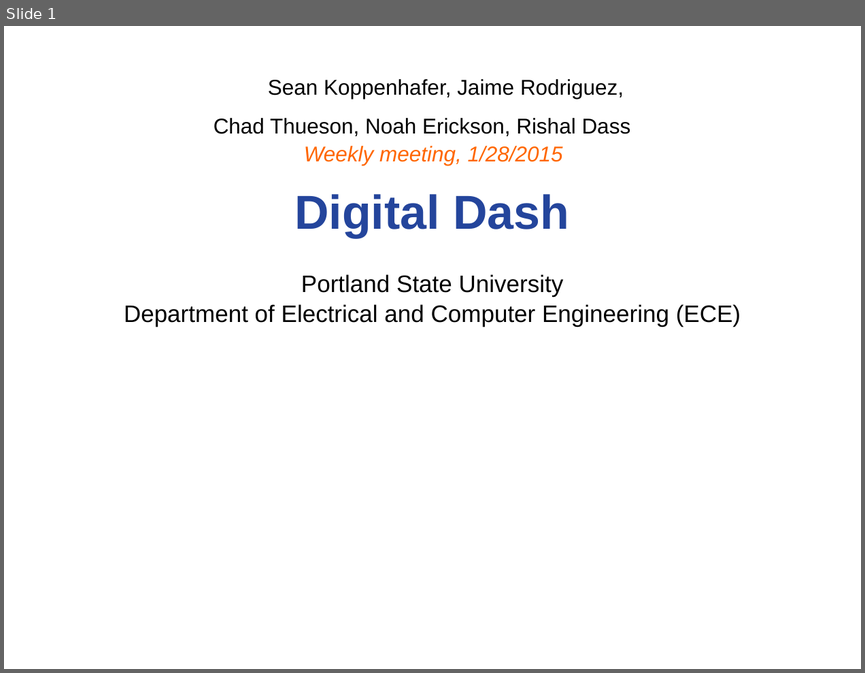
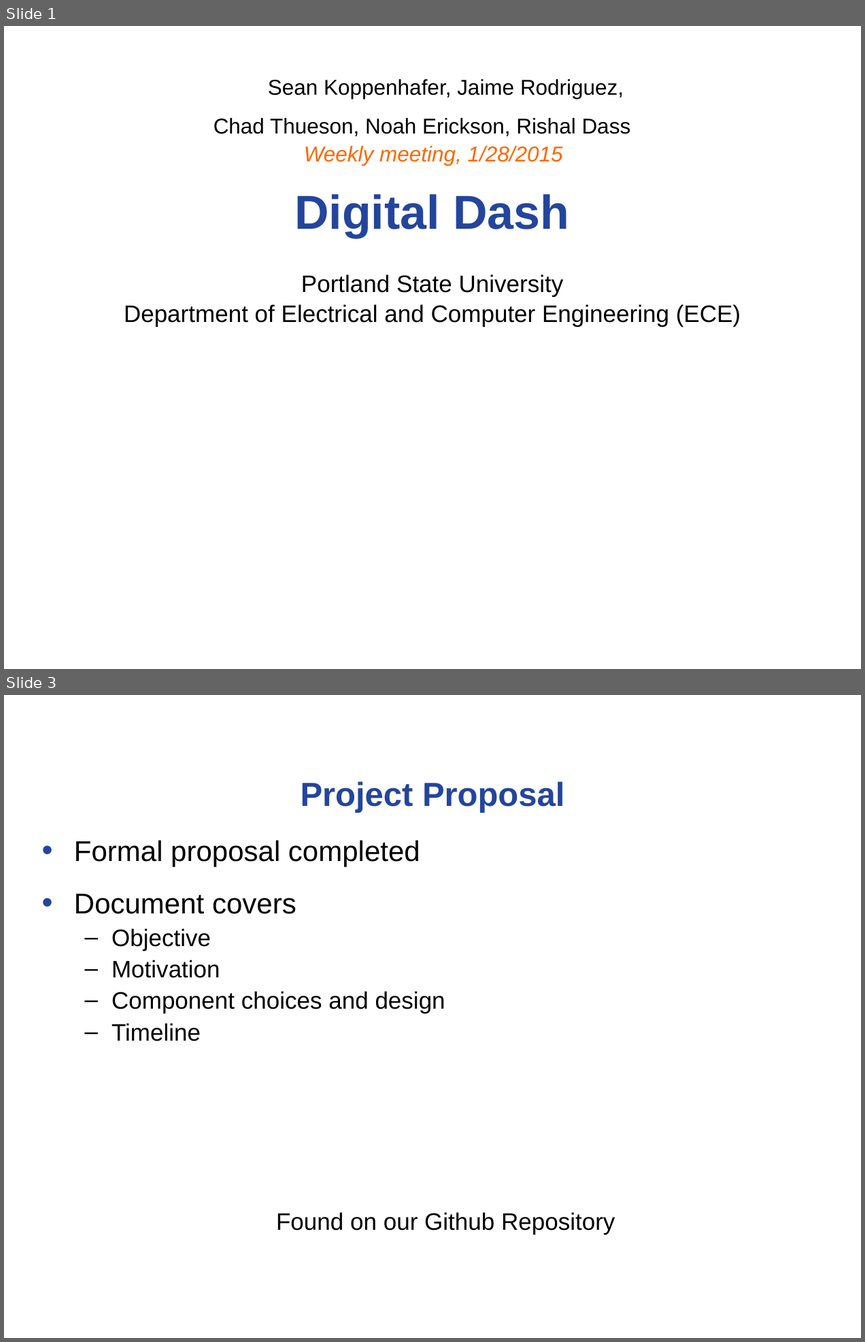
Before and after one commit to noahterickson/DigitalDash, a slide deck: Meetings/capstone_meeting_1-28-15.ppt. Shown one above the other, each under a label of ours: slide 1 before the commit, slides 1 and 3 after it; the slides between them are not shown. The pictures are 865x673 and 865x1342 pixels, drawn with LibreOffice and Linux fonts; fonts in the diff are those of the drawing; background and template pictures are left out. Boxes give left, top, right and bottom in pixels: in the first picture for what was removed or moved away, otherwise in the second. Text is boxed around its words. In the diff, an @@ line names an element or a change of style, - is before the commit and + after.

Commit message:
Meeting 3 & Project Proposal

```diff
--- a/Meetings/capstone_meeting_1-28-15.ppt
+++ b/Meetings/capstone_meeting_1-28-15.ppt
@@ slide 3 added at <box>4,695,861,1338</box>, background #FFFFFF @@
@@ title added at <box>300,781,564,813</box>, 28 pt, text #24459C, bold @@
+Project Proposal
@@ text added at <box>74,840,615,1234</box>, 20 pt, text #000000 @@
+• Formal proposal completed
+• Document covers
+  – Objective
+  – Motivation
+  – Component choices and design
+  – Timeline
+  Found on our Github Repository
```
Also in this commit, not shown: 2 slides changed, 4 other slides added, 8 slides removed, 4 other files.
